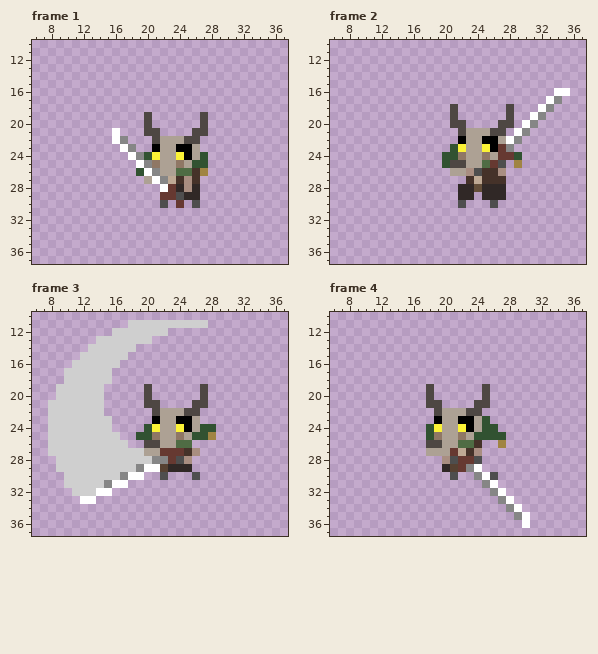
A pixel-art file gets an edit: assets/aseprite/goblin/goblin_melee_medium_attack.ase. Above is the file before it was changed.
48x48 pixels, 5 frames. Shown: frame 1: x 6..37, y 10..37; frame 2: x 6..37, y 10..37; frame 3: x 6..37, y 10..37; frame 4: x 6..37, y 10..37. The commit also changed other frames, which this record leaves out.
Now the later version:
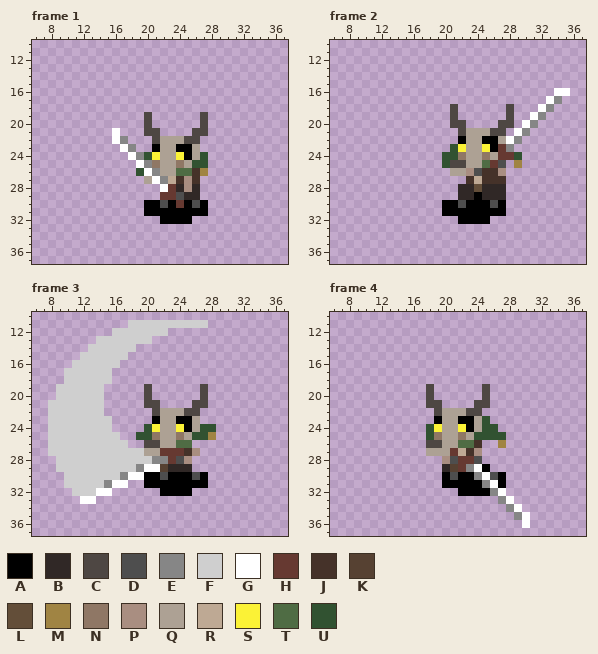
Palette (. is transparent): A #000000  B #302826  C #4e4743  D #4e4e4e  E #868686  F #cfcfcf  G #ffffff  H #663931  J #453229  K #564132  L #634e39  M #a08443  N #8f7765  P #a98e81  Q #ada194  R #bea994  S #fbf236  T #4f6c44  U #315231
Diff:
layer "shadow" added
Changed rows in their new state; - is an unchanged pixel.
Frame 1, layer "shadow":
first column x 20:
30 AA-A-A-A
31 AAAAAAAA
32 --AAAA--
Frame 2, layer "shadow":
first column x 20:
29 ----A---
30 AA-AAA-A
31 AAAAAAAA
32 --AAAA--
Frame 3, layer "shadow":
first column x 20:
30 AA-AAA-A
31 AAAAAAAA
32 --AAAA--
Frame 4, layer "shadow":
first column x 20:
29 -----A--
30 A-AA---A
31 AAAAA--A
32 --AAAA--
